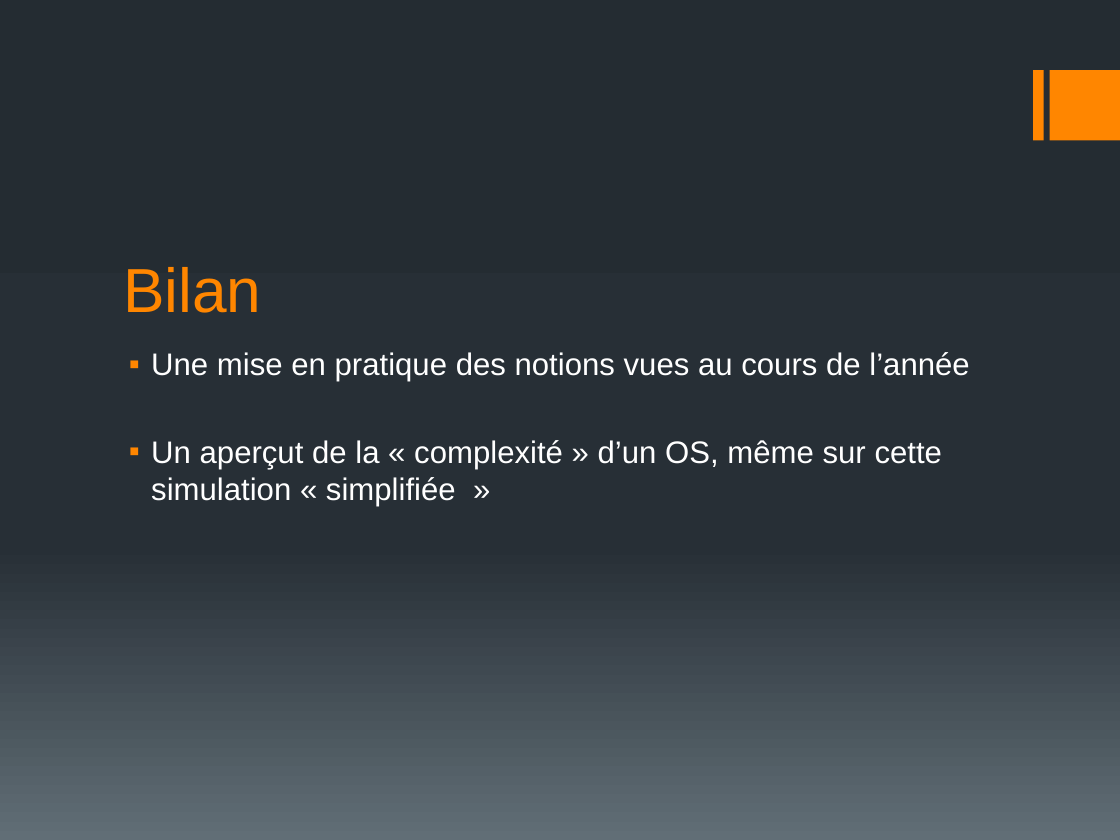
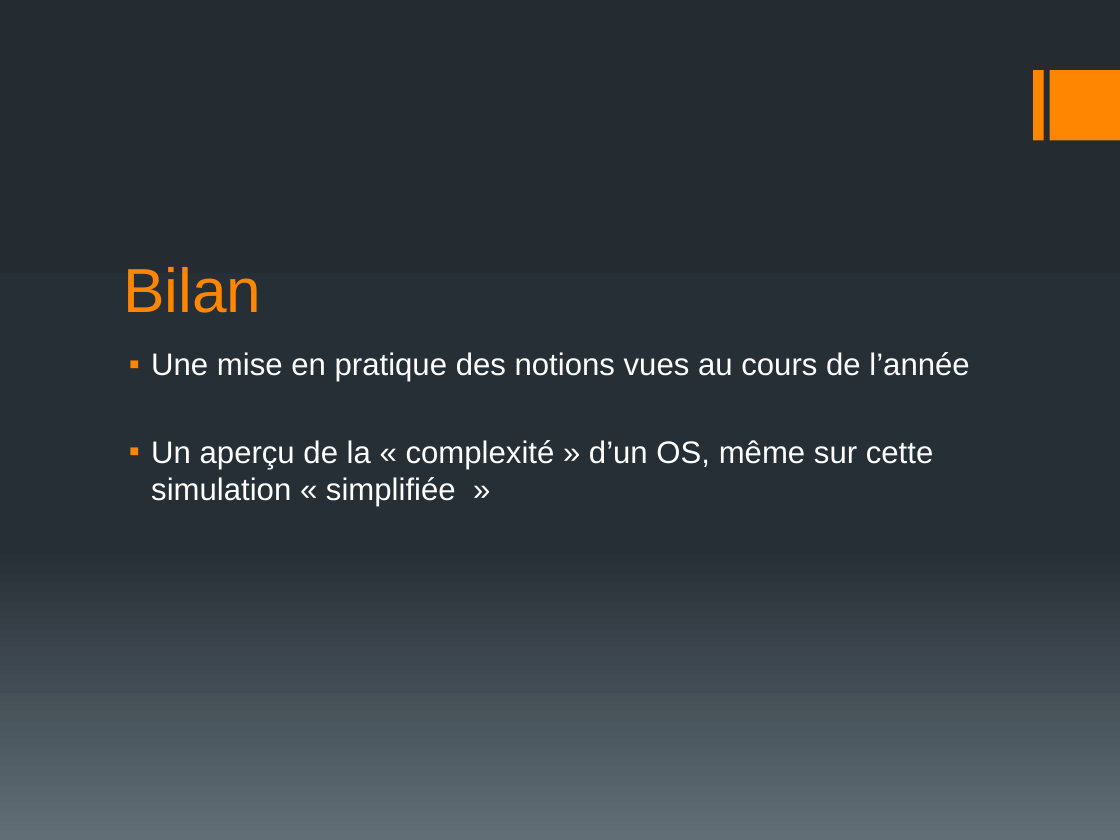
Before and after one commit to EudesRobin/nachos, a slide deck: slide 32 of rapport/sout_AAS.pptx. Drawn at 1120x840 pixels with LibreOffice and Linux fonts; fonts in the diff are those of the drawing. Boxes give left, top, right and bottom in pixels: in the first picture for what was removed or moved away, otherwise in the second. Text is boxed around its words. In the diff, an @@ line names an element or a change of style, - is before the commit and + after.

```diff
--- a/rapport/sout_AAS.pptx
+++ b/rapport/sout_AAS.pptx
@@ text at [151, 440, 933, 506]: text changed @@
-▪ Un aperçut de la « complexité » d’un OS, même sur cette simulation « simplifiée »
+▪ Un aperçu de la « complexité » d’un OS, même sur cette simulation « simplifiée »
```
Also in this commit, not shown: 2 other slides changed, 1 other file.
